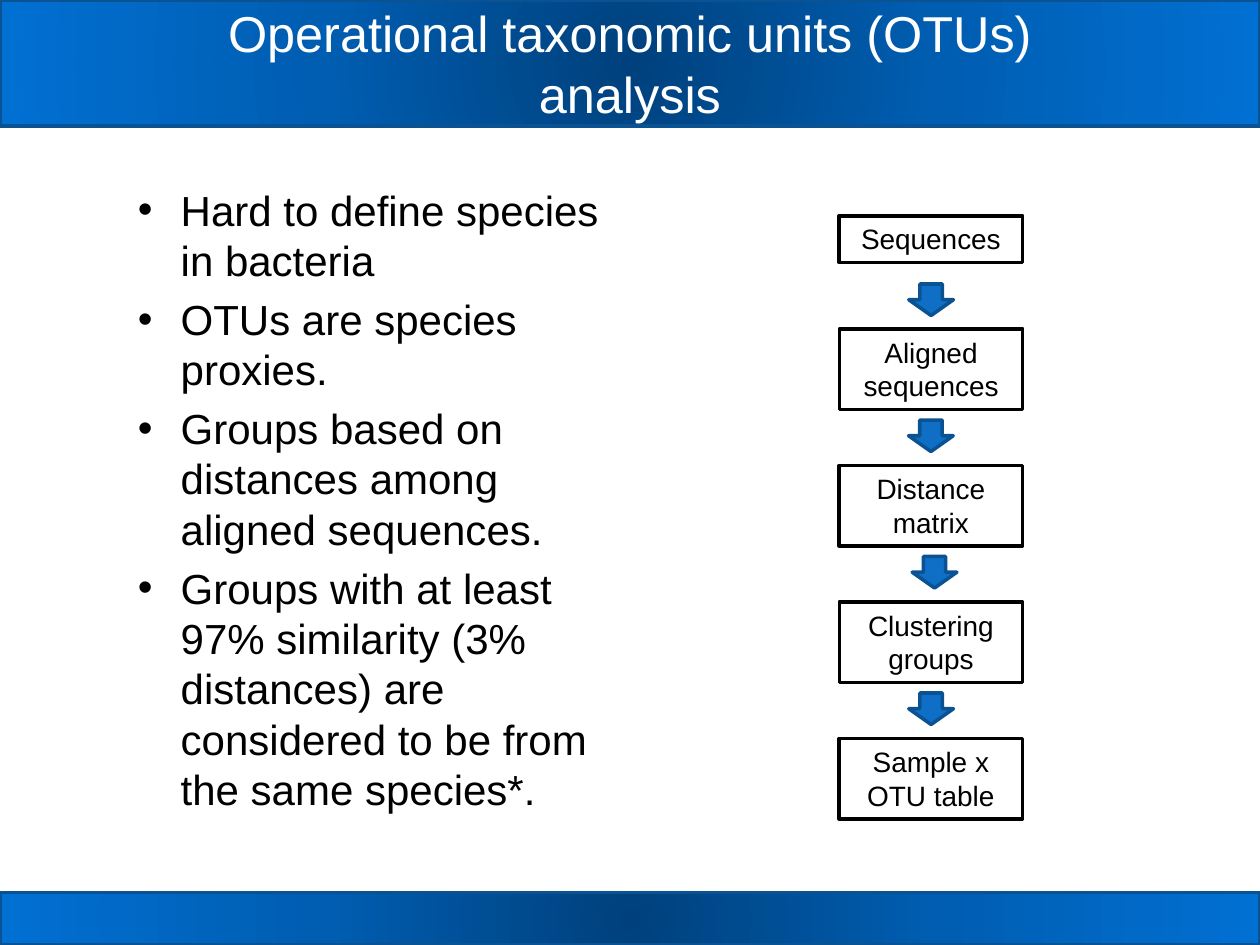
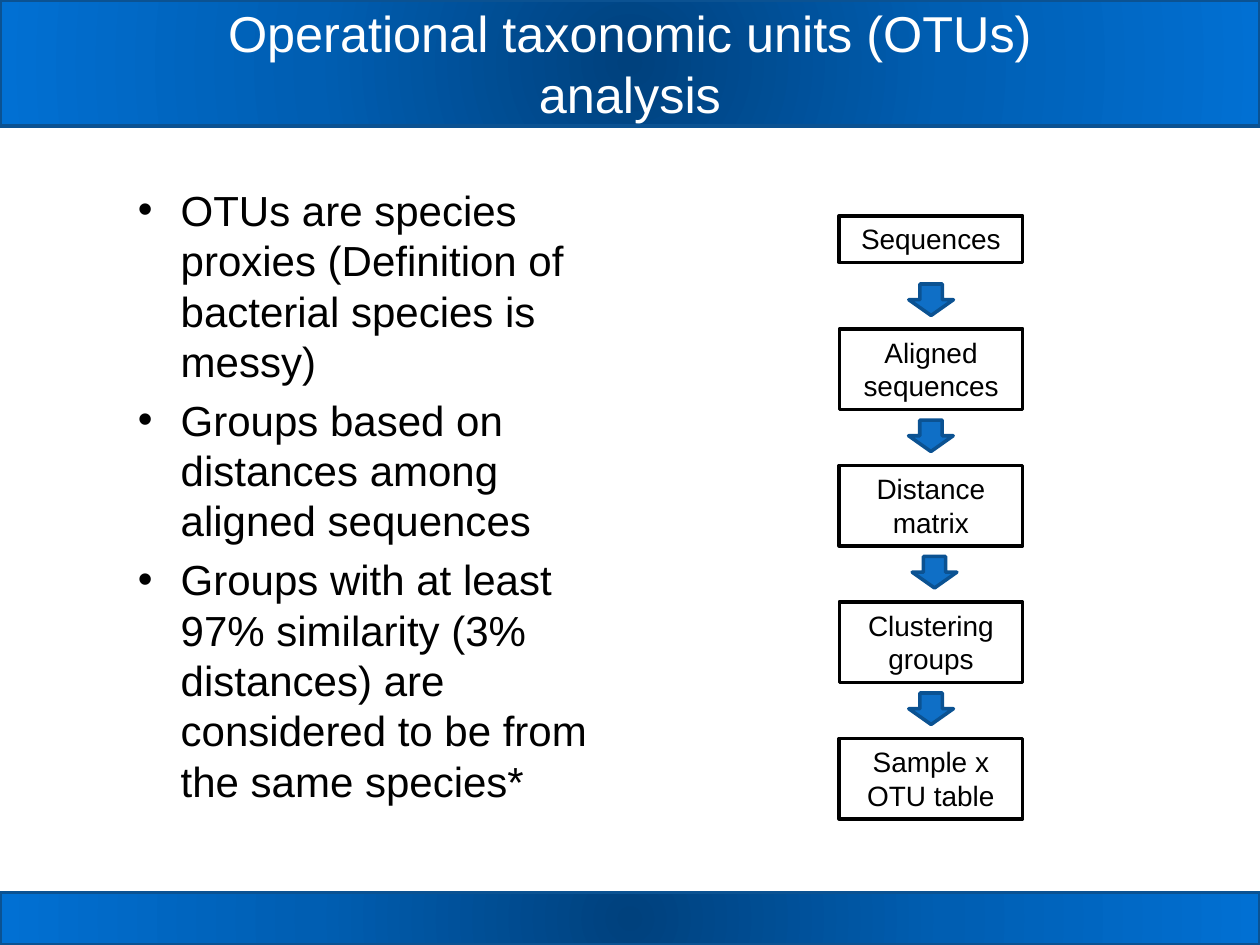
Before and after one commit to carden24/2018_Taller_Genomica_ambiental, a slide deck: slide 16 of W2_16S_analysis.pptx (slide 15 before the commit). Drawn at 1260x945 pixels with LibreOffice and Linux fonts; fonts in the diff are those of the drawing. Boxes give left, top, right and bottom in pixels: in the first picture for what was removed or moved away, otherwise in the second. Text is boxed around its words. In the diff, an @@ line names an element or a change of style, - is before the commit and + after.

Commit message:
Updates to ppts

```diff
--- a/W2_16S_analysis.pptx
+++ b/W2_16S_analysis.pptx
@@ text at [181,195,587,805]: text changed @@
-• Hard to define species in bacteria
-• OTUs are species proxies.
-• Groups based on distances among aligned sequences.
-• Groups with at least 97% similarity (3% distances) are considered to be from the same species*.
+• OTUs are species proxies (Definition of bacterial species is messy)
+• Groups based on distances among aligned sequences
+• Groups with at least 97% similarity (3% distances) are considered to be from the same species*
```
Also in this commit, not shown: 6 other slides changed, 5 slides added, 3 slides removed, 2 other files.
